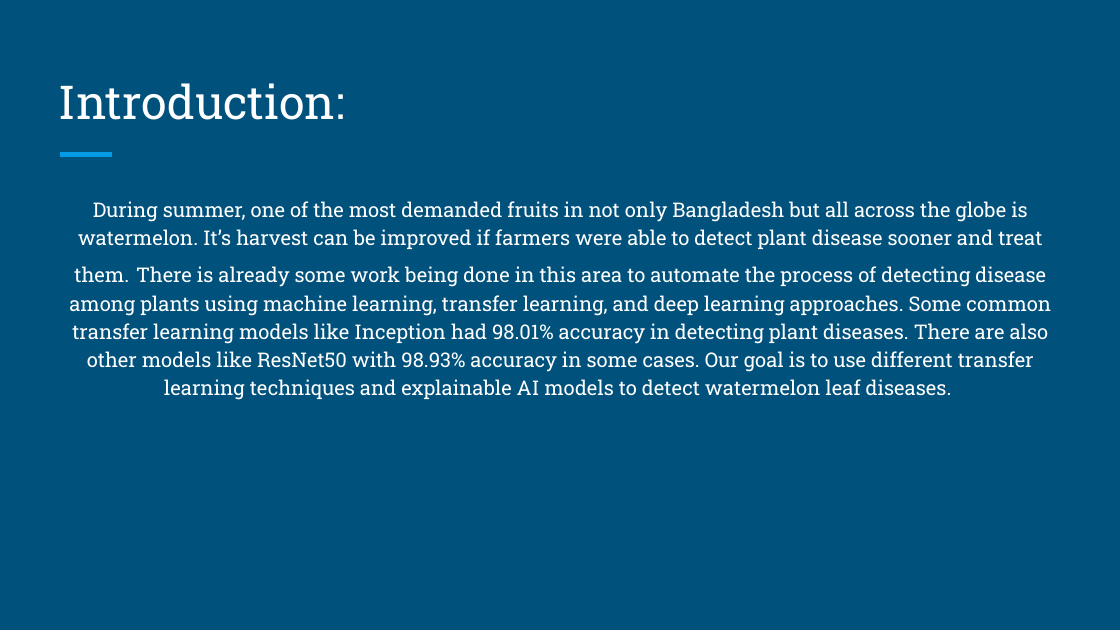
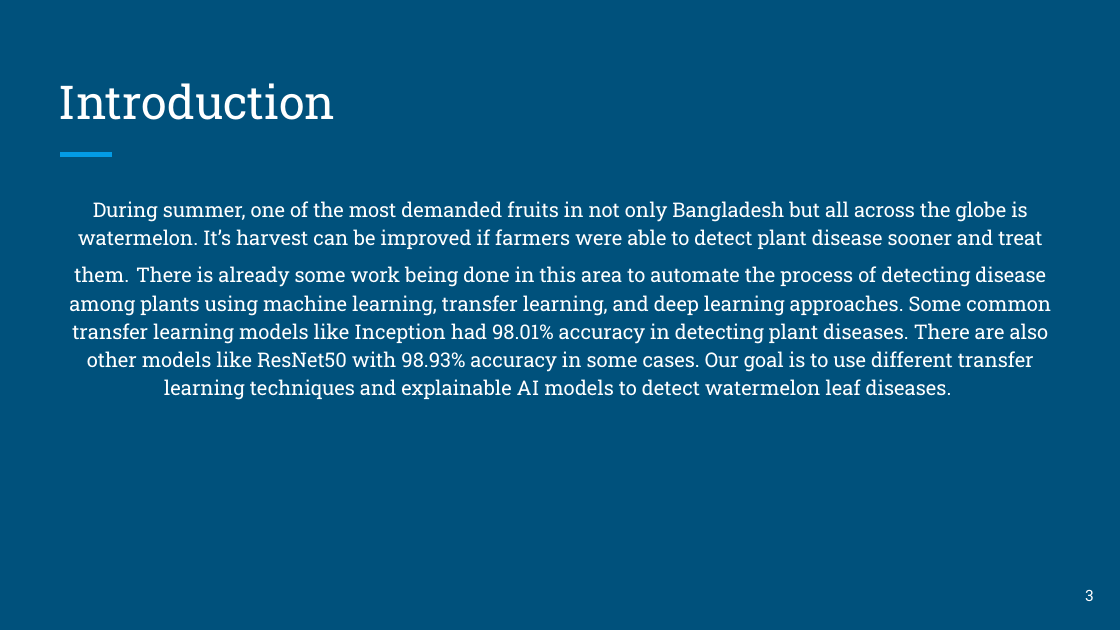
Before and after one commit to mdFuadIslam/cse438, a slide deck: slide 3 of Submission5/Slide.pptx (slide 2 before the commit). Drawn at 1120x630 pixels with LibreOffice and Linux fonts; fonts in the diff are those of the drawing. Boxes give left, top, right and bottom in pixels: in the first picture for what was removed or moved away, otherwise in the second. Text is boxed around its words. In the diff, an @@ line names an element or a change of style, - is before the commit and + after.

```diff
--- a/Submission5/Slide.pptx
+++ b/Submission5/Slide.pptx
@@ title at [59, 83, 336, 120]: text changed @@
-Introduction:
+Introduction
@@ page number added at [1085, 589, 1094, 601], 10 pt, text #FFFFFF @@
+3
```
Also in this commit, not shown: 7 other slides changed, 9 slides added, 3 other files.
